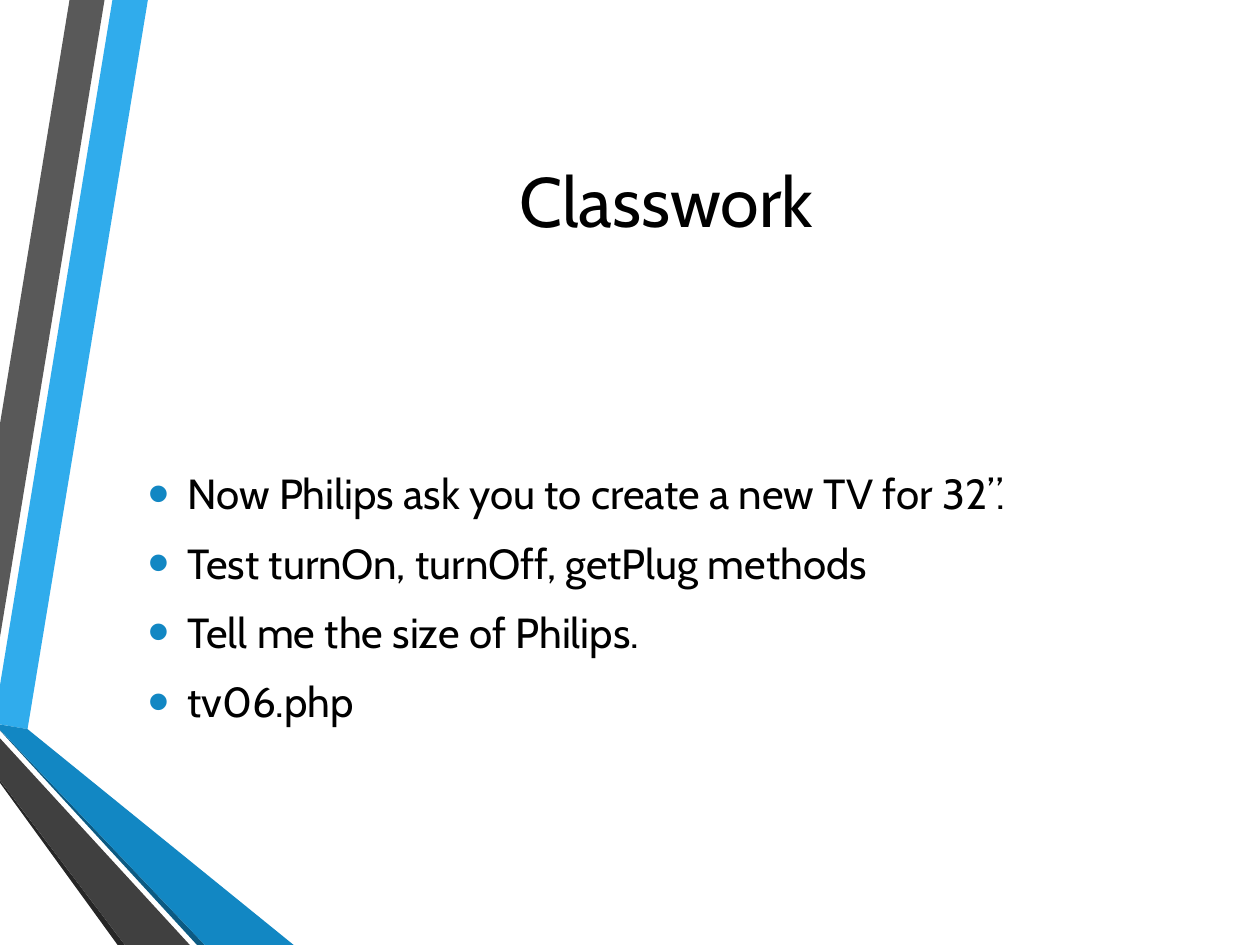
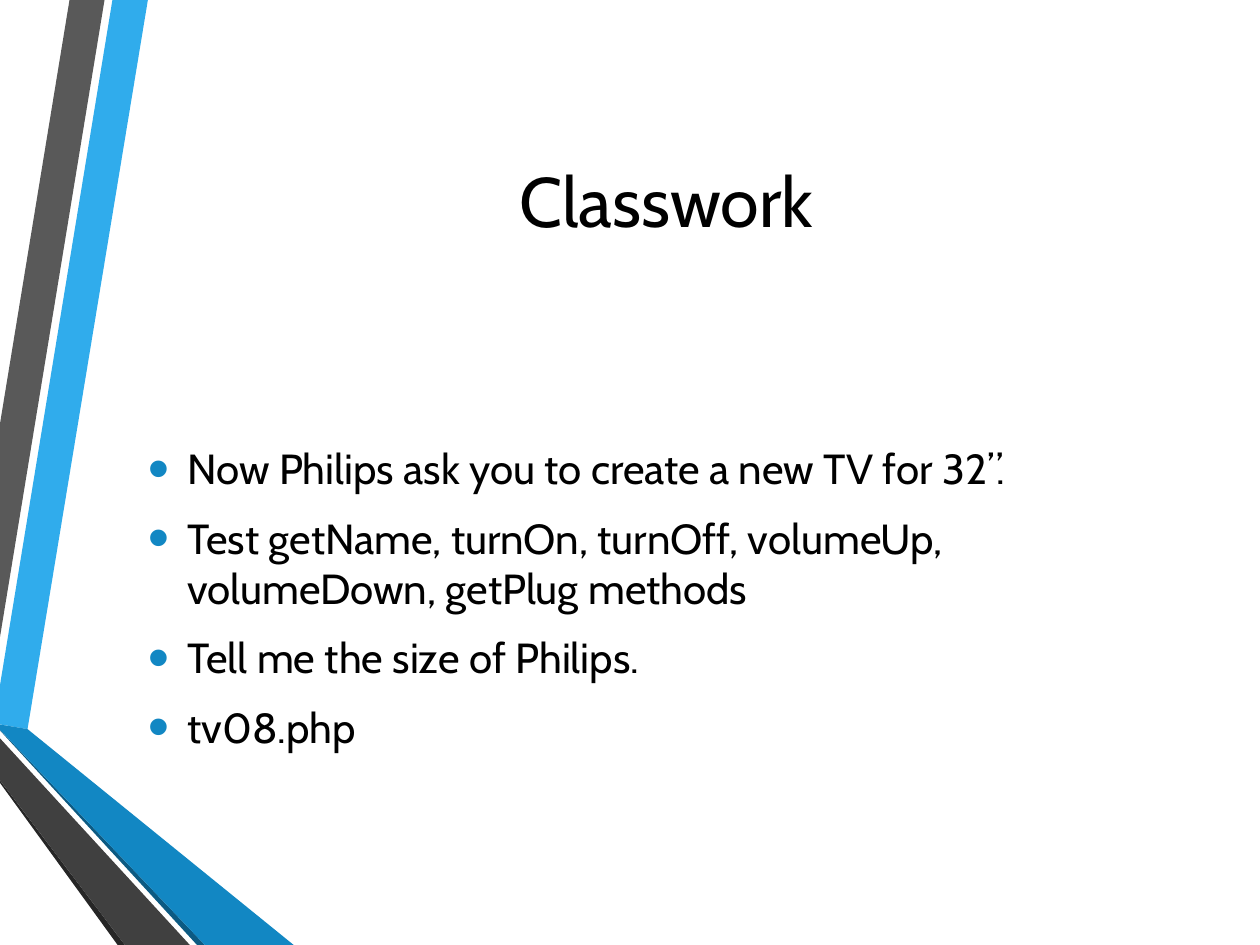
Before and after one commit to hatted/fevaworks-php, a slide deck: slide 14 of php-fw7/lesson7a-tv.pptx (slide 11 before the commit). Drawn at 1260x945 pixels with LibreOffice and Linux fonts; fonts in the diff are those of the drawing; background and template pictures are left out. Boxes give left, top, right and bottom in pixels: in the first picture for what was removed or moved away, otherwise in the second. Text is boxed around its words. In the diff, an @@ line names an element or a change of style, - is before the commit and + after.

```diff
--- a/php-fw7/lesson7a-tv.pptx
+++ b/php-fw7/lesson7a-tv.pptx
@@ text at bbox=[187, 522, 943, 614]: text changed @@
-• Test turnOn, turnOff, getPlug methods
+• Test getName, turnOn, turnOff, volumeUp, volumeDown, getPlug methods
@@ text at bbox=[187, 711, 355, 753]: text changed @@
-• tv06.php
+• tv08.php
```
Also in this commit, not shown: 13 other slides changed, 5 slides added, 2 slides removed, 44 other files.
